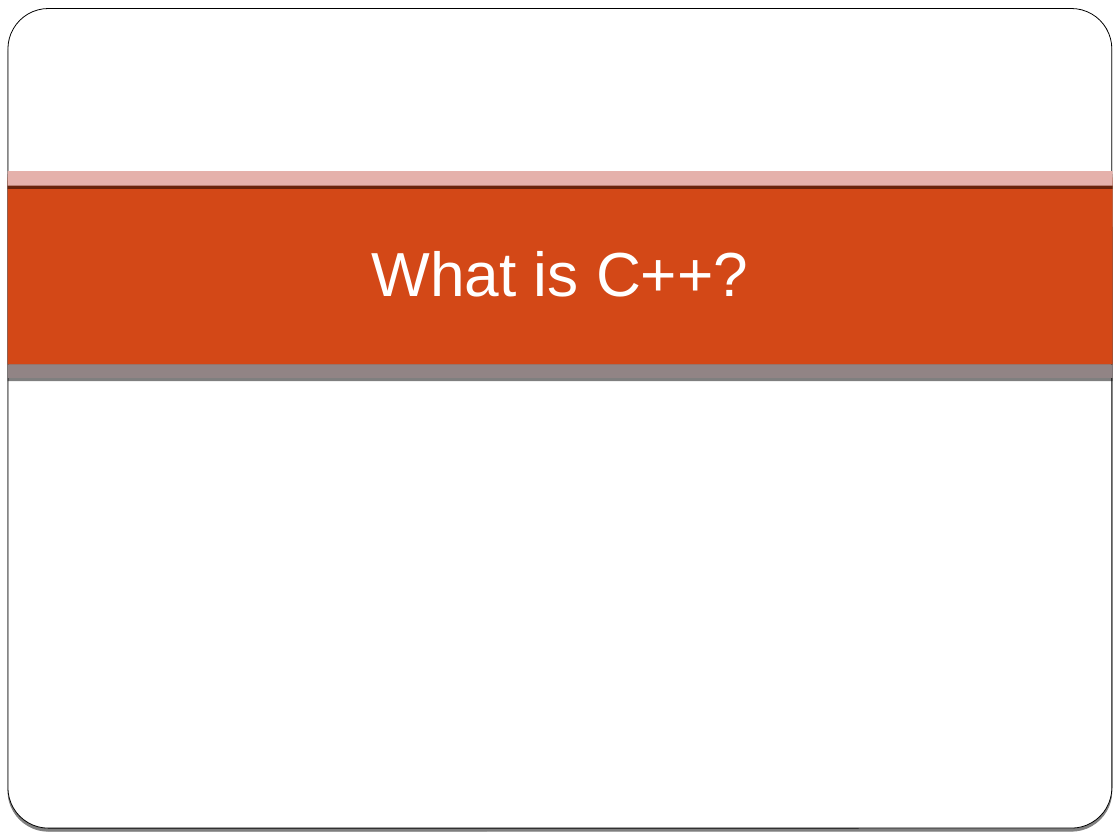
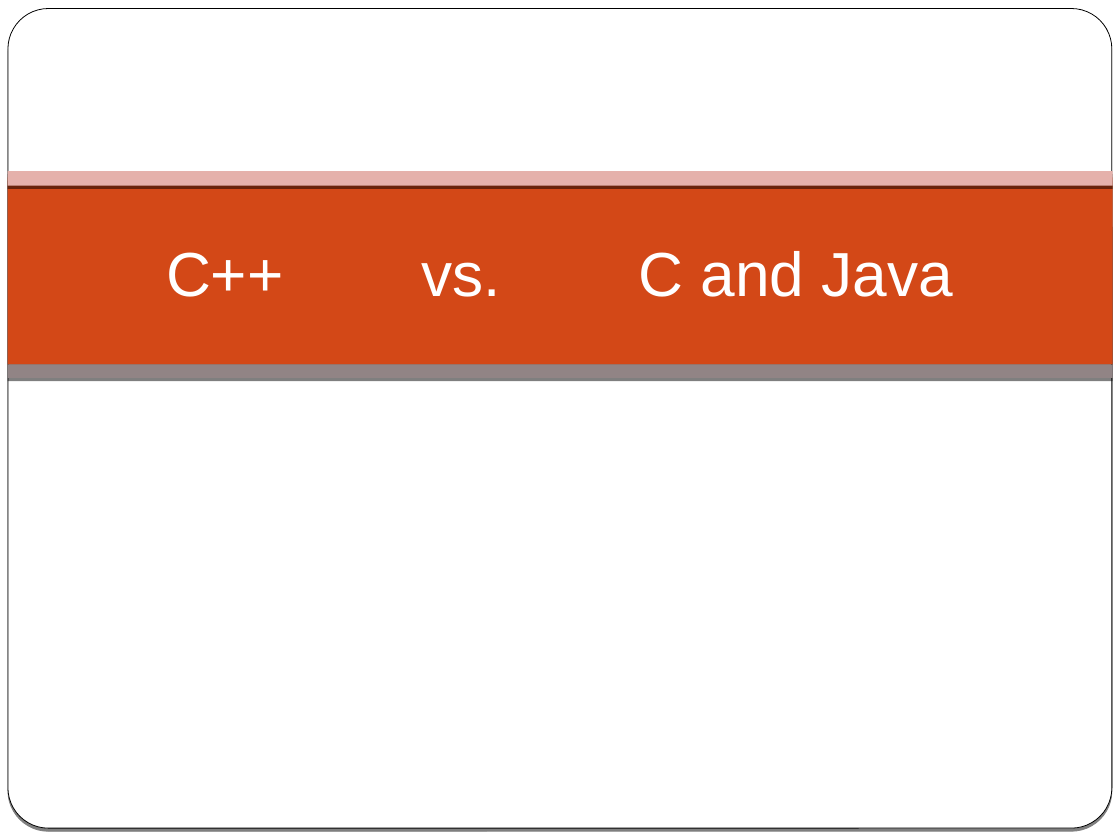
Before and after one commit to cpp-at-ariel/cpp-5779, a slide deck: slide 1 of 01-what-is-cpp/slides-1-cpp-vs-c-vs-java.odp. Drawn at 1120x840 pixels with LibreOffice and Linux fonts; fonts in the diff are those of the drawing. Boxes give left, top, right and bottom in pixels: in the first picture for what was removed or moved away, otherwise in the second. Text is boxed around its words. In the diff, an @@ line names an element or a change of style, - is before the commit and + after.

```diff
--- a/01-what-is-cpp/slides-1-cpp-vs-c-vs-java.odp
+++ b/01-what-is-cpp/slides-1-cpp-vs-c-vs-java.odp
@@ title at (166,251,953,297): text changed @@
-What is C++?
+C++ vs. C and Java
```
Also in this commit, not shown: 1 other slide changed, 23 other files.
